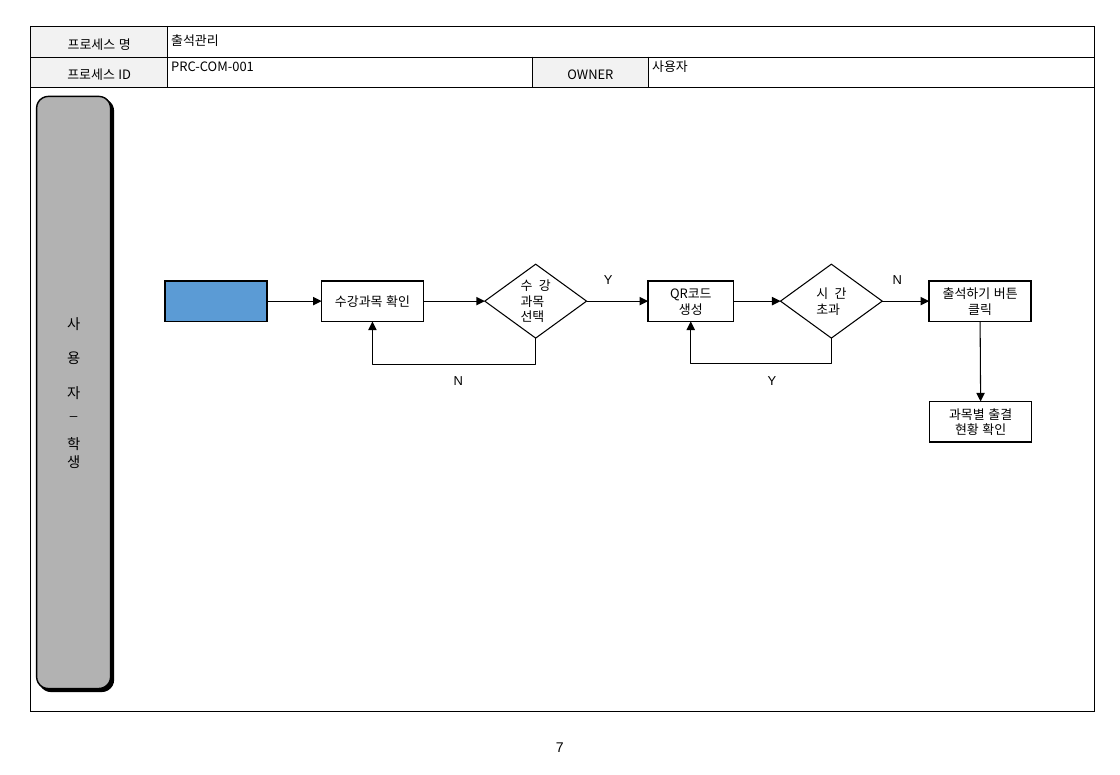
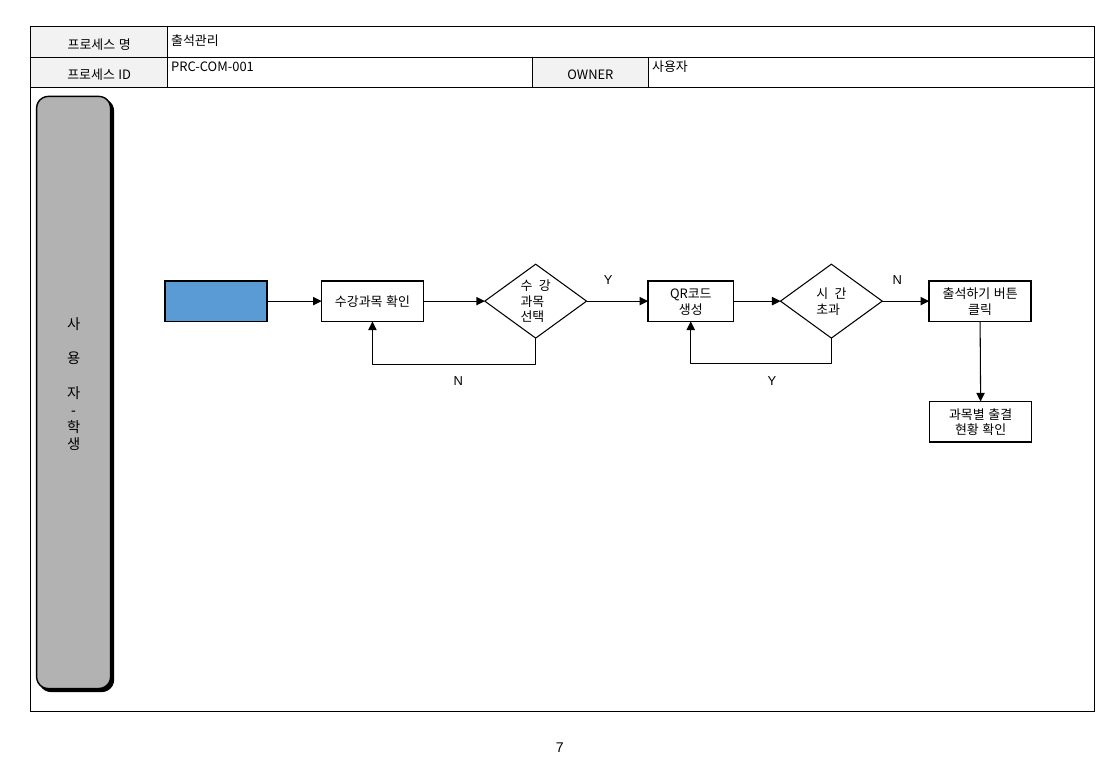
Before and after one commit to lgt9875/Idino-Project, a slide deck: slide 7 of DS01_프로세스정의서_v1.0.pptx. Drawn at 1120x775 pixels with LibreOffice and Linux fonts; fonts in the diff are those of the drawing; background and template pictures are left out. Boxes give left, top, right and bottom in pixels: in the first picture for what was removed or moved away, otherwise in the second. Text is boxed around its words. In the diff, an @@ line names an element or a change of style, - is before the commit and + after.

```diff
--- a/DS01_프로세스정의서_v1.0.pptx
+++ b/DS01_프로세스정의서_v1.0.pptx
@@ text in rounded rectangle at box(36, 96, 111, 689): text changed; font Noto Sans CJK KR to Arial @@
-_
+-
```
Also in this commit, not shown: 5 other slides changed, 1 other file.
